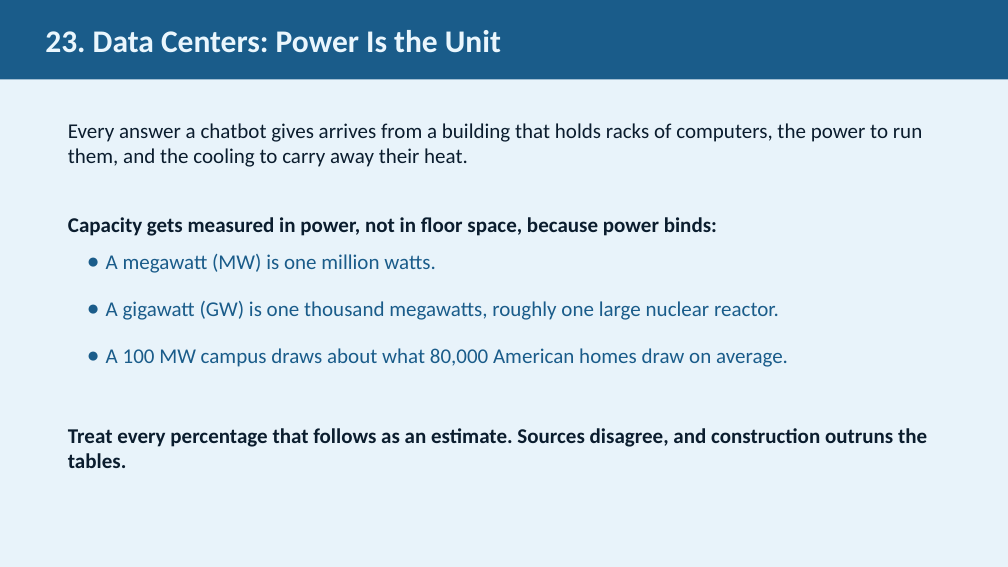
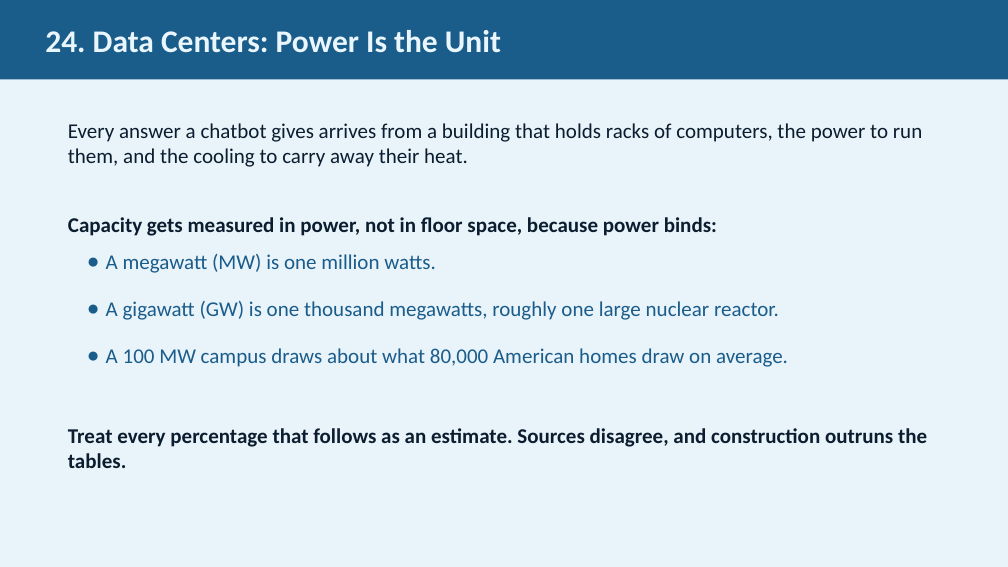
Before and after one commit to JimFawcett/NewSite, a slide deck: slide 24 of AI Presentation 2026/AI_Presentation.pptx (slide 23 before the commit). Drawn at 1008x567 pixels with LibreOffice and Linux fonts; fonts in the diff are those of the drawing. Boxes give left, top, right and bottom in pixels: in the first picture for what was removed or moved away, otherwise in the second. Text is boxed around its words. In the diff, an @@ line names an element or a change of style, - is before the commit and + after.

```diff
--- a/AI Presentation 2026/AI_Presentation.pptx
+++ b/AI Presentation 2026/AI_Presentation.pptx
@@ text in rectangle at bbox=[45, 30, 501, 53]: text changed @@
-23. Data Centers: Power Is the Unit
+24. Data Centers: Power Is the Unit
```
Also in this commit, not shown: 14 other slides changed, 1 slide added.
